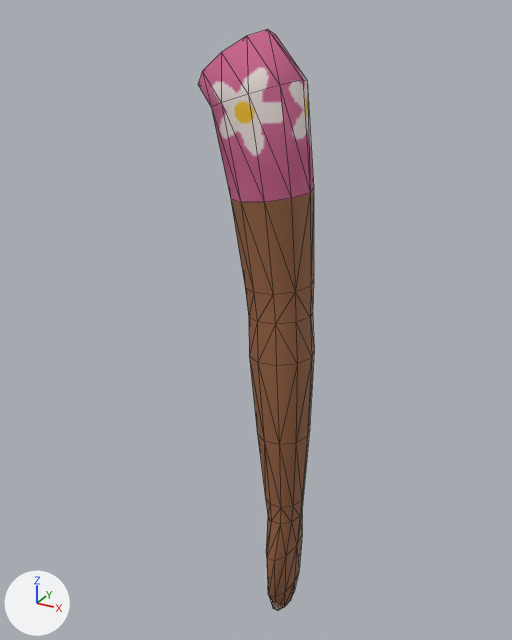
Renders of the OBJ model OpenGL/assets/models/persona_nina_partes/brazoizq.obj from each side of a commit.
Both versions are drawn from a 50 mm camera at (0.223, -0.414, 0.031) aimed at (-0.008, 0.005, -0.179). Lighting does not change. The marker at lower left points along +X, +Y and +Z. The older version comes first. Mesh edges are drawn as thin lines. Where no turn or scale is listed for an object, it has been applied to the vertices.

In view in the first picture: 'BrazoIzq'.
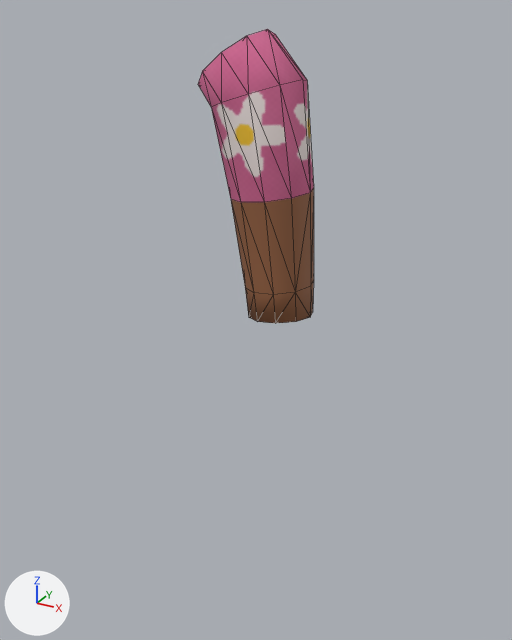
Boxes (x1, y1, x2, y2) around the edits, measured in the pictures (512 x 640 px):
'BrazoIzq', reshaped (49% shorter): before (198, 29, 314, 611); after (198, 29, 314, 323)
part 1 of me_brazoizq, cut back (brown): before (249, 313, 314, 611)
part 2 of me_brazoizq, surface changed: (208, 62, 313, 323) in both

Diff of the bpy script that builds the scene:
```diff
--- a/OpenGL/assets/models/persona_nina_partes/brazoizq.obj.py
+++ b/OpenGL/assets/models/persona_nina_partes/brazoizq.obj.py
@@ me_brazoizq @@
 # used by ob_brazoizq; location = (0.0, 0.0, 0.0)
-me_brazoizq.from_pydata(...)  # 124 vertices, 244 faces; spans x -0.041..0.042, y -0.034..0.031, z -0.42..0.019
+me_brazoizq.from_pydata(...)  # 54 vertices, 104 faces; spans x -0.041..0.039, y -0.031..0.031, z -0.171..0.019
+# me_brazoizq part 1
+# 72 vertices are removed from x -0.004..0.042, y -0.034..0.018, z -0.42..-0.193
+# 154 faces are deleted
+# 2 vertices are added at (0.023, -0.008, -0.166), (0.01, 0.002, -0.168)
+# 14 new faces join them, mat_piel_media (picture img_piel_media_png)
+# me_brazoizq part 2: 78 kept faces spanning x -0.041..0.039, y -0.031..0.031, z -0.171..0.019 get new texture (UV) coordinates
 me_brazoizq.materials.append(mat_vestido_rosa)
```
